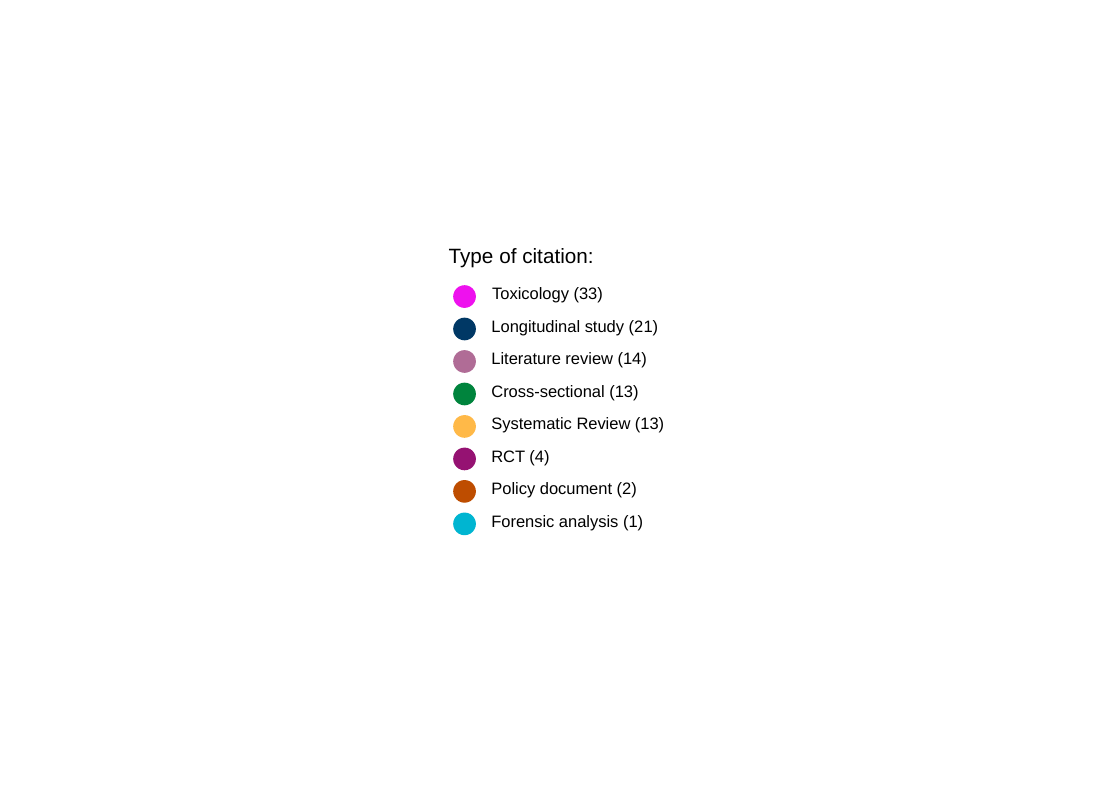
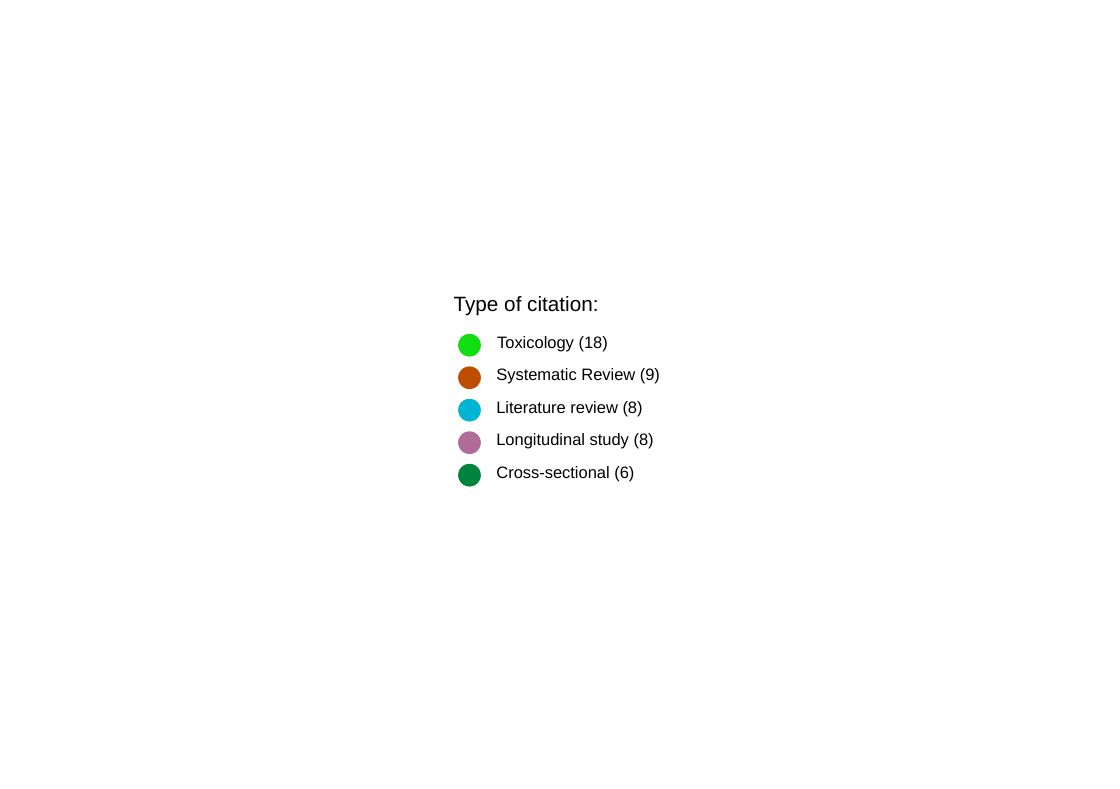
Before and after one commit to marissasmith8/Citation-Network-Analysis, a slide deck: slide 1 of outputs/legend_stud_paper.pptx. Drawn at 1120x789 pixels with LibreOffice and Linux fonts; fonts in the diff are those of the drawing. Boxes give left, top, right and bottom in pixels: in the first picture for what was removed or moved away, otherwise in the second. Text is boxed around its words. In the diff, an @@ line names an element or a change of style, - is before the commit and + after.

```diff
--- a/outputs/legend_stud_paper.pptx
+++ b/outputs/legend_stud_paper.pptx
@@ rectangle added at bbox=[176, 160, 944, 630], fill #FFFFFF, outline #FFFFFF 0.75 pt @@
@@ ellipse at bbox=[459, 335, 481, 356]: fill #EE11EE to #11DD11; outline #EE11EE 0.71 pt to #11DD11 0.71 pt @@
@@ text at bbox=[497, 336, 608, 351]: text changed @@
-Toxicology (33)
+Toxicology (18)
@@ ellipse at bbox=[459, 367, 481, 389]: fill #003865 to #BE4D00; outline #003865 0.71 pt to #BE4D00 0.71 pt @@
@@ text at bbox=[496, 368, 660, 384]: text changed @@
-Systematic Review (13)
+Systematic Review (9)
@@ ellipse at bbox=[459, 400, 481, 421]: fill #B06C96 to #00B5D1; outline #B06C96 0.71 pt to #00B5D1 0.71 pt @@
@@ text at bbox=[496, 401, 643, 416]: text changed @@
-Literature review (14)
+Literature review (8)
@@ ellipse at bbox=[459, 432, 481, 454]: fill #00843D to #B06C96; outline #00843D 0.71 pt to #B06C96 0.71 pt @@
@@ text at bbox=[496, 433, 654, 449]: text changed @@
-Longitudinal study (21)
+Longitudinal study (8)
@@ 5 ellipses, 1 text: place and size @@
-5 ellipses, 1 text at bbox=[449, 248, 593, 437]
+5 ellipses, 1 text at bbox=[454, 296, 598, 486]
@@ ellipse at bbox=[459, 465, 481, 486]: fill #FFB948 to #00843D; outline #FFB948 0.71 pt to #00843D 0.71 pt @@
@@ text at bbox=[496, 466, 634, 481]: text changed @@
-Cross-sectional (13)
+Cross-sectional (6)
@@ group removed at bbox=[454, 448, 643, 535]: 3 ellipses, 3 texts @@
-RCT (4)
-Policy document (2)
-Forensic analysis (1)
```
Also in this commit, not shown: 26 other files.
